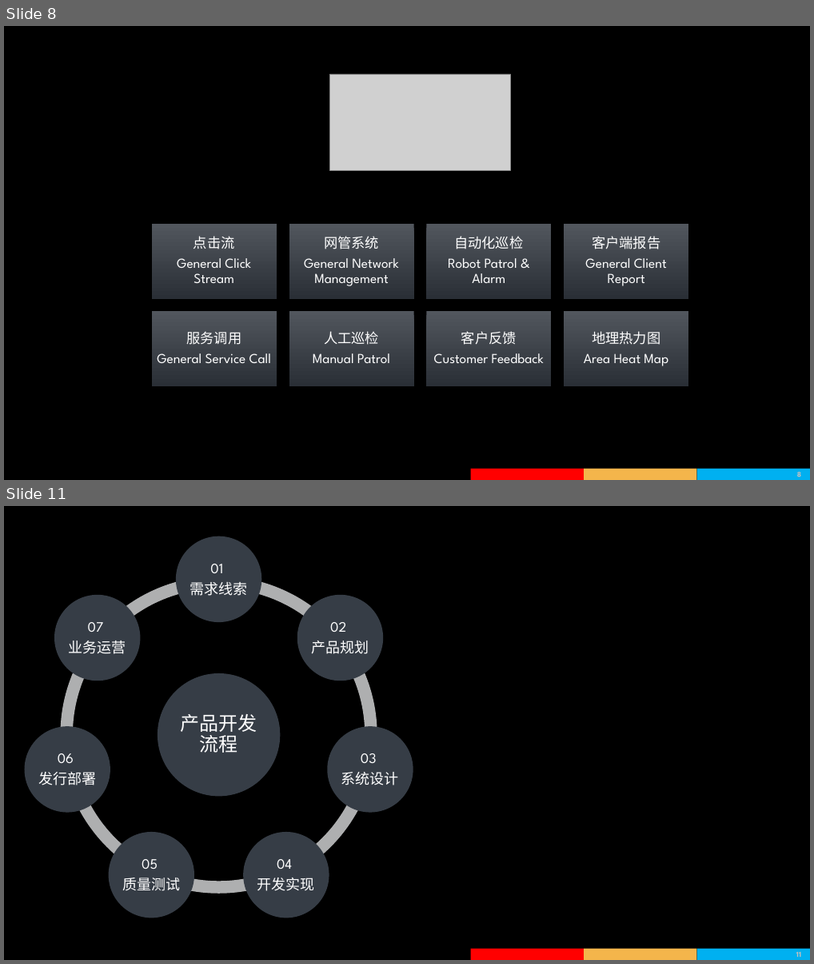
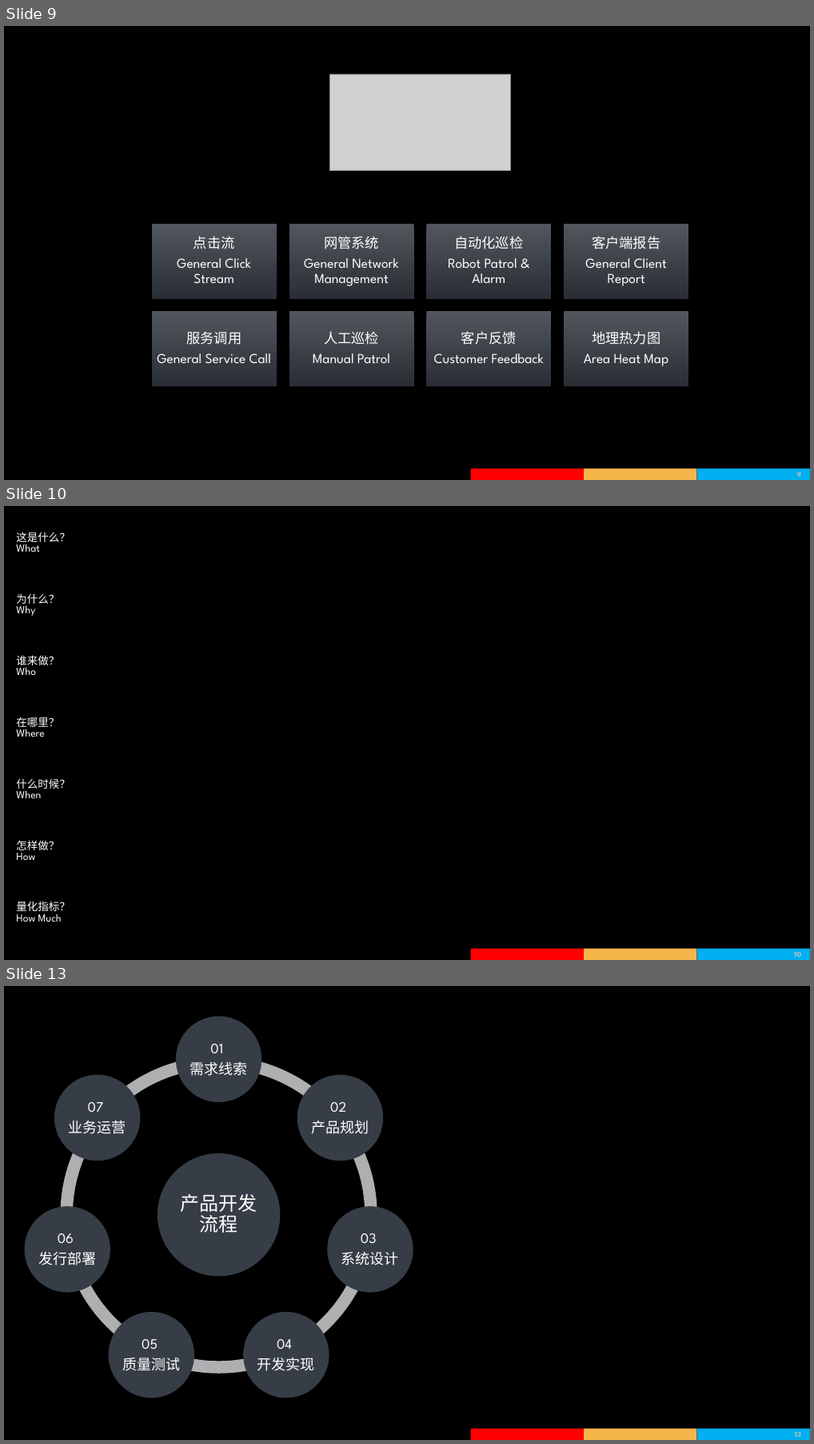
Before and after one commit to wapuboy/ha_how_to, a slide deck: 2018年回收宝高可用在线平台的持续演进.pptx. Shown one above the other, each under a label of ours: slides 8 and 11 before the commit, slides 9, 10 and 13 after it; the slides between them are not shown. The pictures are 814x964 and 814x1444 pixels, drawn with LibreOffice and Linux fonts; fonts in the diff are those of the drawing; grey boxes stand for pictures; background and template pictures are left out. Boxes give left, top, right and bottom in pixels: in the first picture for what was removed or moved away, otherwise in the second. Text is boxed around its words. In the diff, an @@ line names an element or a change of style, - is before the commit and + after.

```diff
--- a/2018年回收宝高可用在线平台的持续演进.pptx
+++ b/2018年回收宝高可用在线平台的持续演进.pptx
@@ slide 10 added at bbox=[4, 506, 810, 960], background picture (left out); not listed: 4 template elements that a slide beside it also shows @@
@@ table added at bbox=[12, 511, 798, 941], 7 rows, 2 columns @@
+这是什么？ / What | 
+为什么？ / Why | 
+谁来做？ / Who | 
+在哪里？ / Where | 
+什么时候？ / When | 
+怎样做？ / How | 
+量化指标？ / How Much | 
@@ what was slide 8 is now slide 9 @@
@@ what was slide 11 is now slide 13 @@
@@ page number at bbox=[795, 1431, 802, 1436]: text changed @@
-11
+13
```
Also in this commit, not shown: 2 slides changed, 2 other slides added, 1 slide removed.
